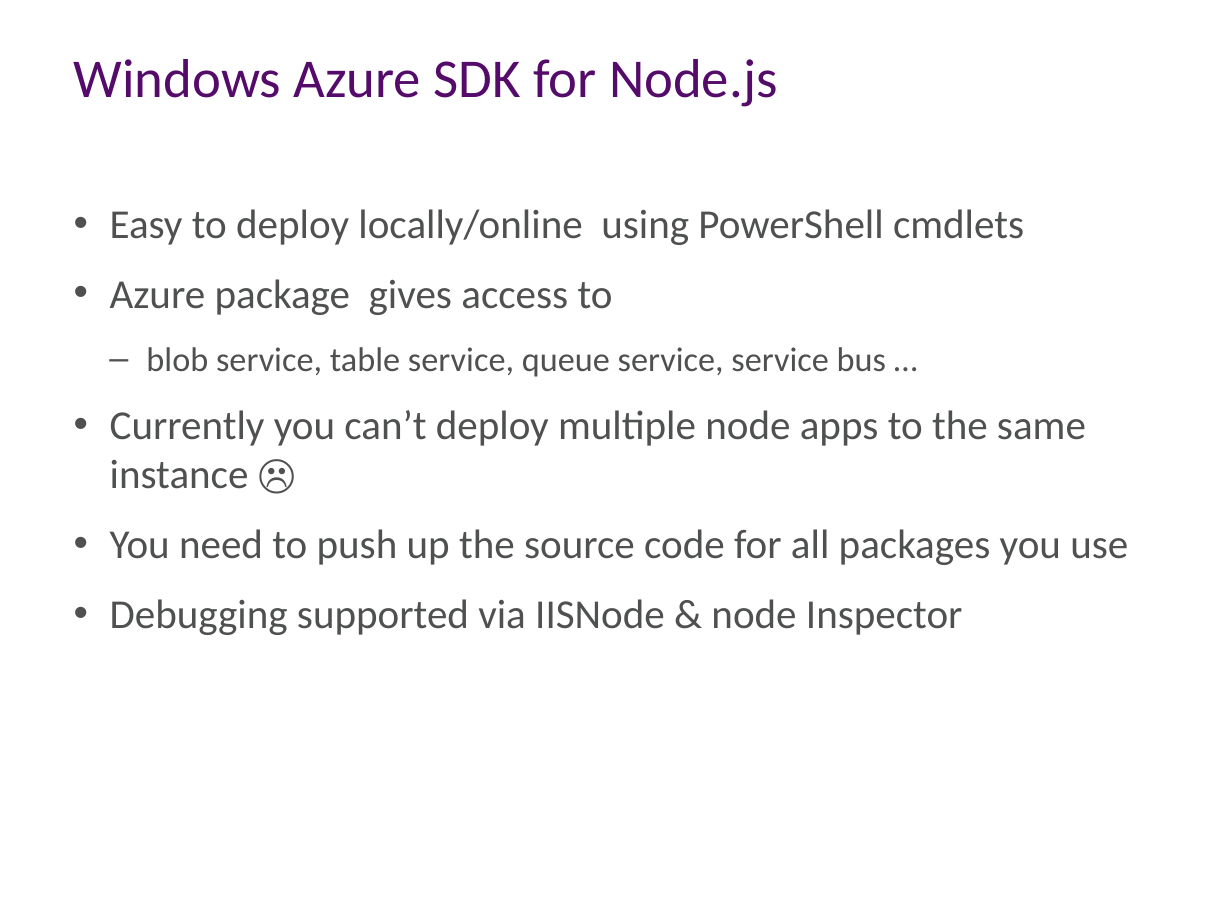
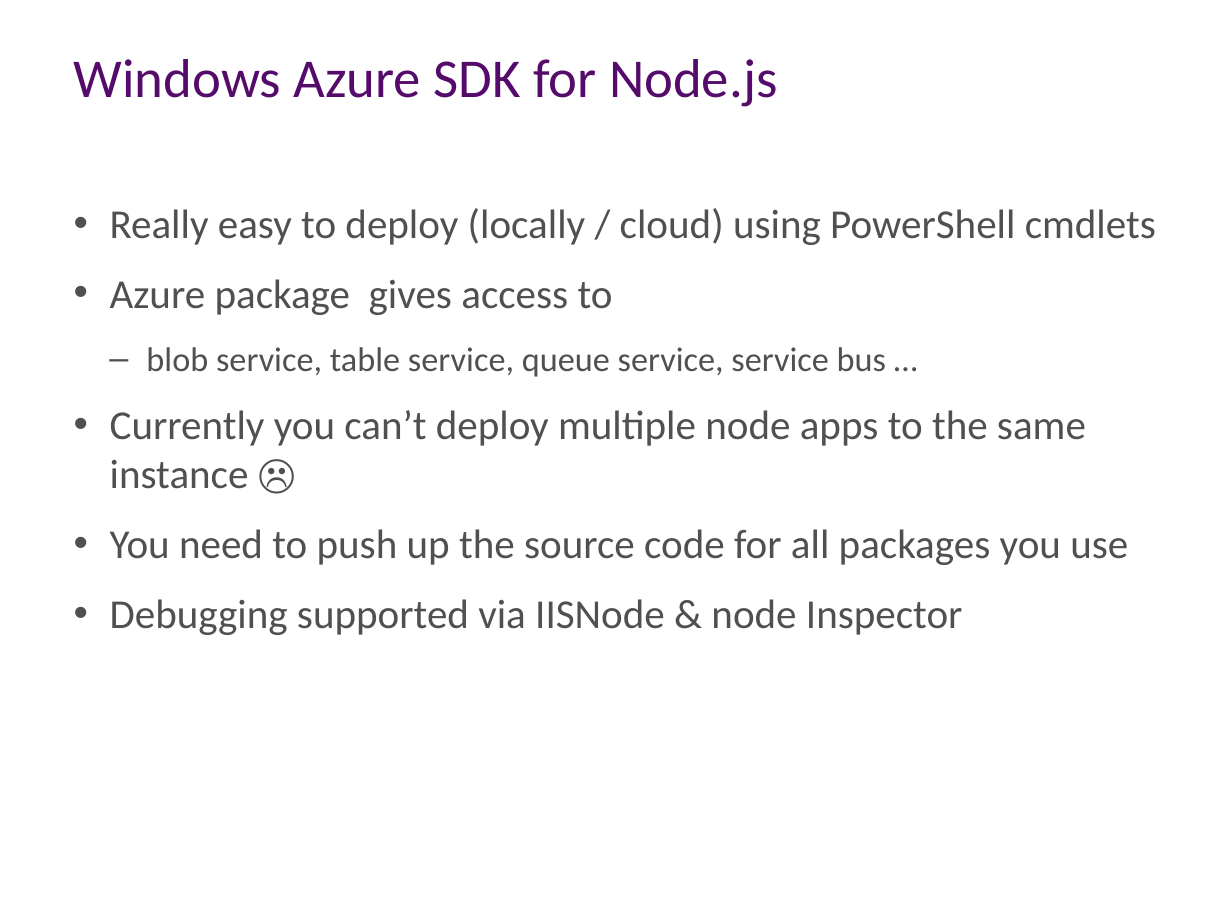
Before and after one commit to aidancasey/AzureNodeChatClient, a slide deck: slide 15 of presentation/Building Node.js Applications on Windows Azure.pptx. Drawn at 1232x924 pixels with LibreOffice and Linux fonts; fonts in the diff are those of the drawing; background and template pictures are left out. Boxes give left, top, right and bottom in pixels: in the first picture for what was removed or moved away, otherwise in the second. Text is boxed around its words. In the diff, an @@ line names an element or a change of style, - is before the commit and + after.

```diff
--- a/presentation/Building Node.js Applications on Windows Azure.pptx
+++ b/presentation/Building Node.js Applications on Windows Azure.pptx
@@ text at (110,208,1156,245): text changed @@
-• Easy to deploy locally/online using PowerShell cmdlets
+• Really easy to deploy (locally / cloud) using PowerShell cmdlets
```
Also in this commit, not shown: 6 other slides changed, 1 other file.
